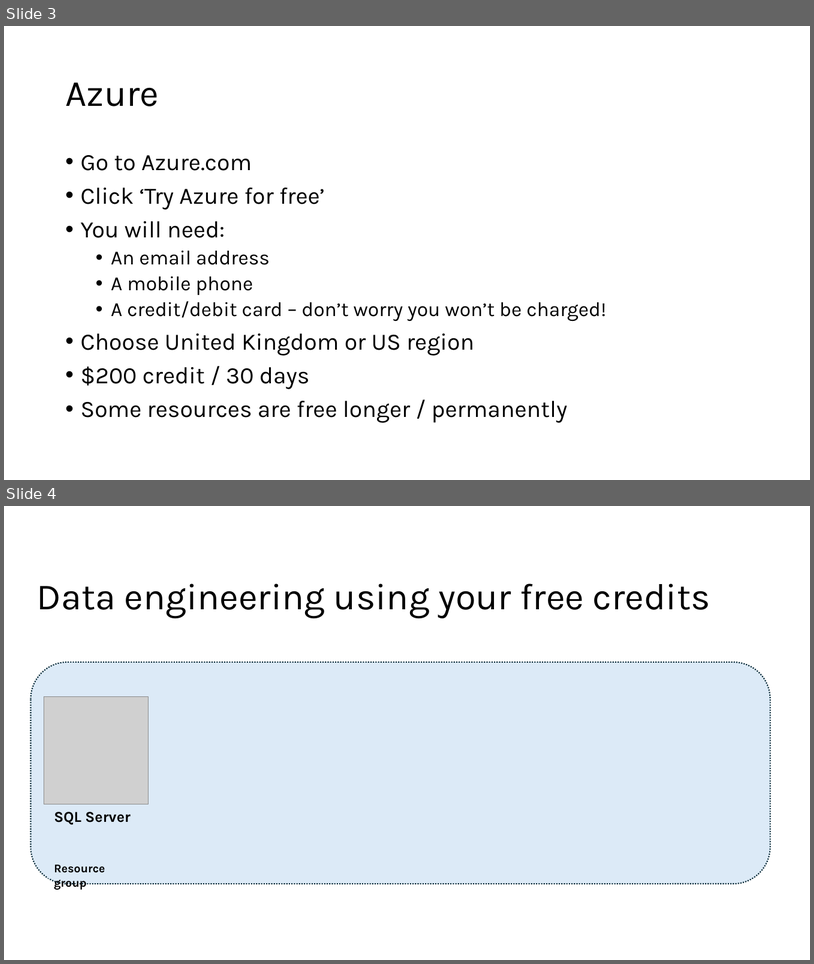
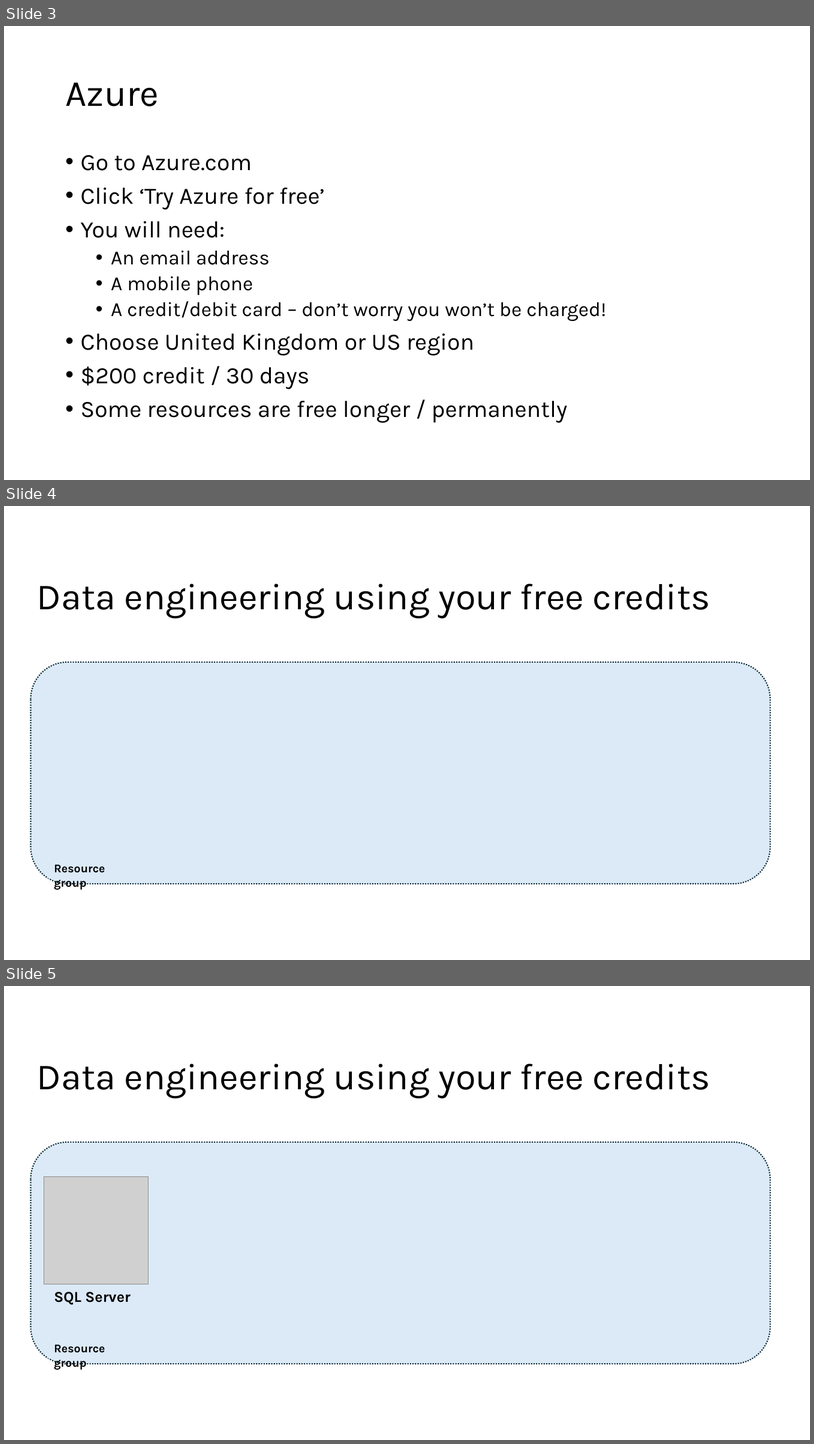
Before and after one commit to phil-a10/Talks, a slide deck: Data Engineering Using Free Tools/Learn Data Engineering For Free.pptx. Shown one above the other, each under a label of ours: slides 3 and 4 before the commit, slides 3, 4 and 5 after it. The pictures are 814x964 and 814x1444 pixels, drawn with LibreOffice and Linux fonts; fonts in the diff are those of the drawing; grey boxes stand for pictures. Boxes give left, top, right and bottom in pixels: in the first picture for what was removed or moved away, otherwise in the second. Text is boxed around its words. In the diff, an @@ line names an element or a change of style, - is before the commit and + after.

```diff
--- a/Data Engineering Using Free Tools/Learn Data Engineering For Free.pptx
+++ b/Data Engineering Using Free Tools/Learn Data Engineering For Free.pptx
@@ slide 4 added at <box>4,506,810,960</box>, background #FFFFFF @@
@@ title added at <box>37,583,711,618</box>, 44 pt, text #000000 @@
+Data engineering using your free credits
@@ rounded rectangle added at <box>30,662,770,883</box>, fill #DCEAF7, outline #092A39 1.5 pt dashed @@
@@ text added at <box>54,864,105,889</box>, 14 pt, text #000000, bold @@
+Resource group
@@ what was slide 4 is now slide 5 @@
```
Also in this commit, not shown: 3 slides changed, 1 other slide added, 1 slide removed, 1 other file.
